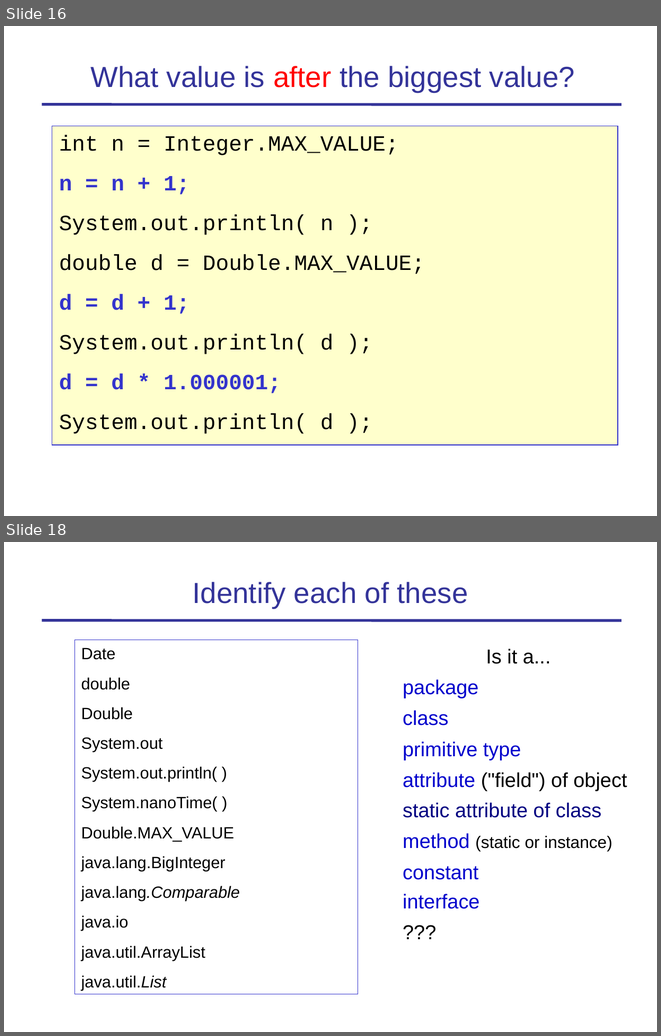
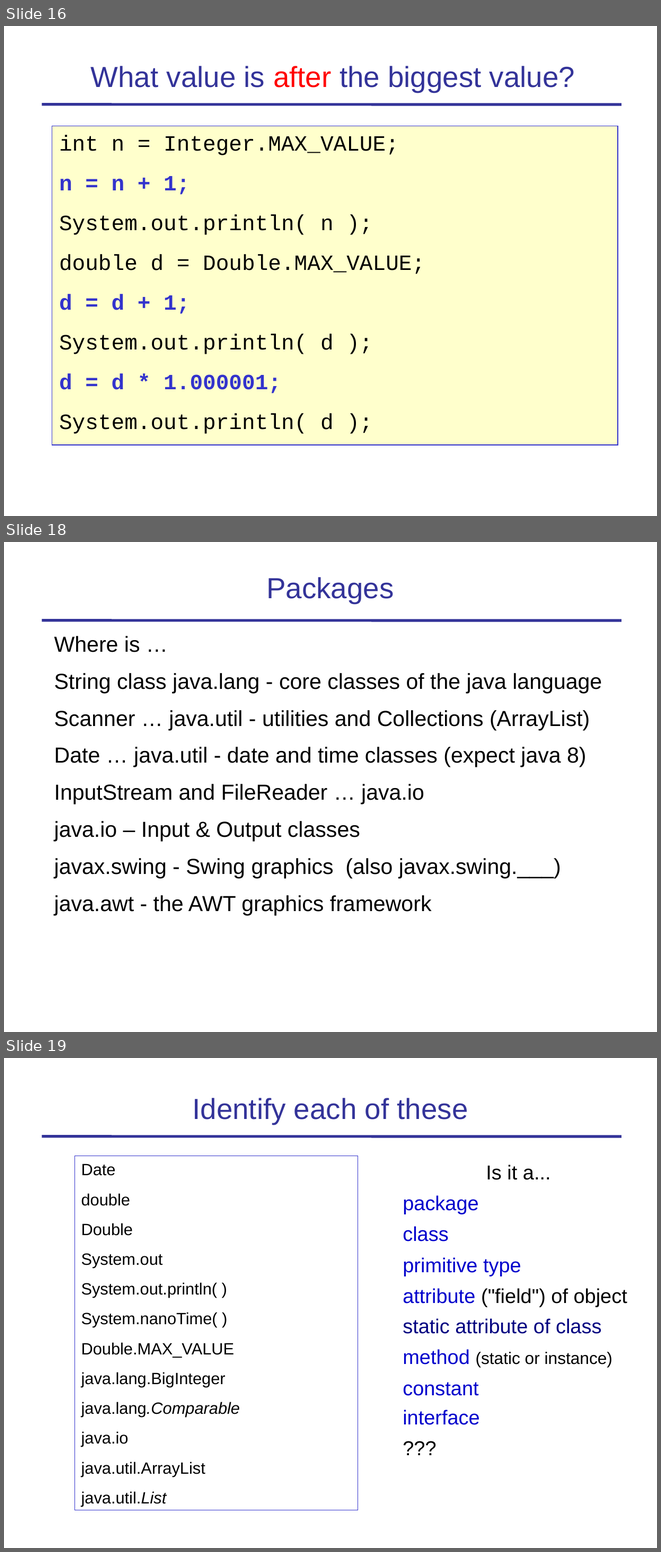
Before and after one commit to skeoop/skeoop.github.io, a slide deck: week1/1-Review of Java.ppt. Shown one above the other, each under a label of ours: slides 16 and 18 before the commit, slides 16, 18 and 19 after it; the slides between them are not shown. The pictures are 661x1036 and 661x1552 pixels, drawn with LibreOffice and Linux fonts; fonts in the diff are those of the drawing. Boxes give left, top, right and bottom in pixels: in the first picture for what was removed or moved away, otherwise in the second. Text is boxed around its words. In the diff, an @@ line names an element or a change of style, - is before the commit and + after.

```diff
--- a/week1/1-Review of Java.ppt
+++ b/week1/1-Review of Java.ppt
@@ slide 18 added at [4, 542, 657, 1032], background #FFFFFF; not listed: 1 template element that a slide beside it also shows @@
@@ title added at [266, 577, 394, 603], 32 pt, text #333399 @@
+Packages
@@ text added at [54, 636, 602, 915], 24 pt, text #000000 @@
+Where is …
+String class java.lang - core classes of the java language
+Scanner … java.util - utilities and Collections (ArrayList)
+Date … java.util - date and time classes (expect java 8)
+InputStream and FileReader … java.io
+java.io – Input & Output classes
+javax.swing - Swing graphics (also javax.swing.___)
+java.awt - the AWT graphics framework
@@ what was slide 18 is now slide 19 @@
```
Also in this commit, not shown: 3 slides changed, 1 other file.
